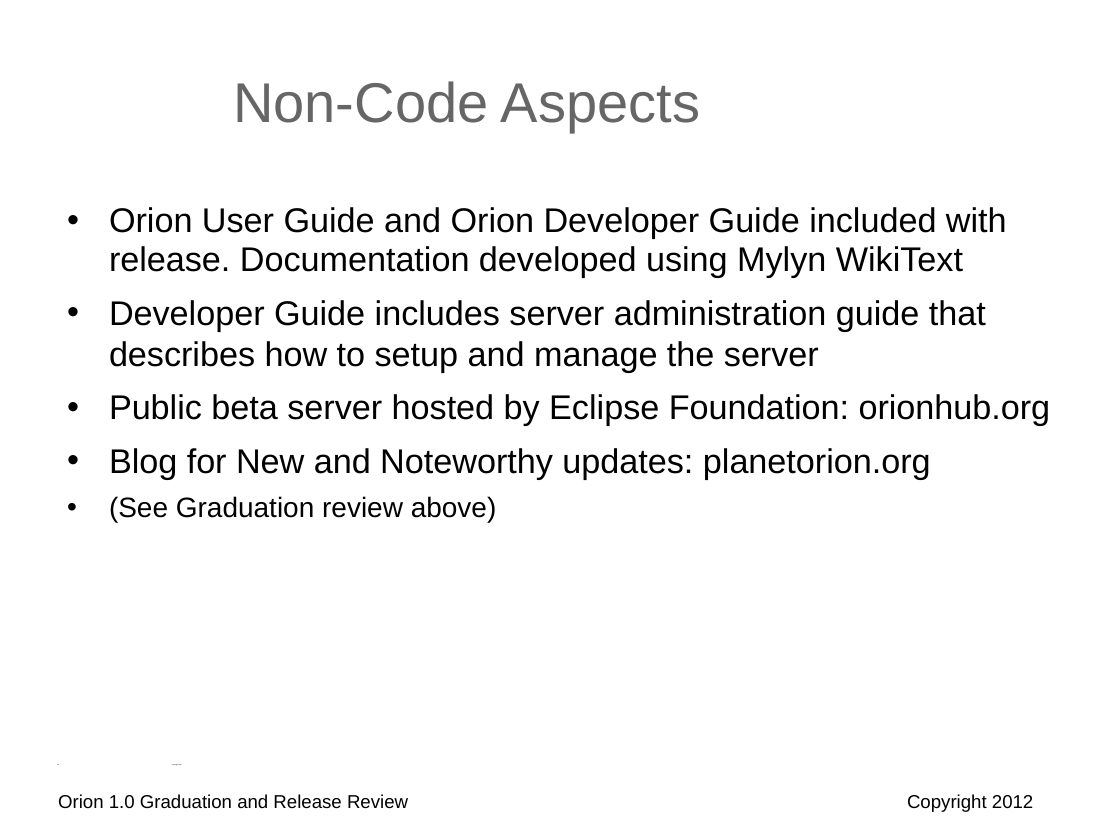
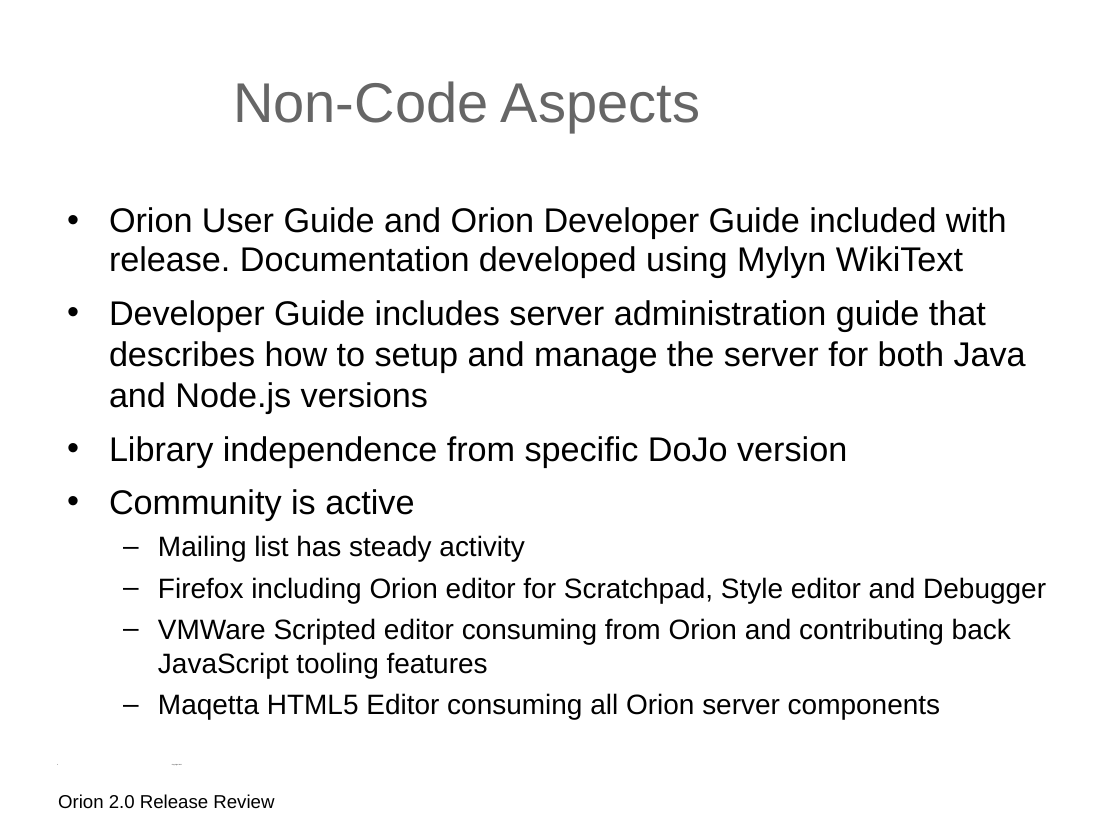
Before and after one commit to eclipse-archived/orion, a slide deck: slide 4 of reviews/orion-2-0-release-review.odp (slide 12 before the commit). Drawn at 1120x840 pixels with LibreOffice and Linux fonts; fonts in the diff are those of the drawing; background and template pictures are left out. Boxes give left, top, right and bottom in pixels: in the first picture for what was removed or moved away, otherwise in the second. Text is boxed around its words. In the diff, an @@ line names an element or a change of style, - is before the commit and + after.

Commit message:
Updating 2.0 Review Slides

```diff
--- a/reviews/orion-2-0-release-review.odp
+++ b/reviews/orion-2-0-release-review.odp
@@ text at box(109, 300, 1046, 720): text changed; size 22 to 18 pt @@
-• Developer Guide includes server administration guide that describes how to setup and manage the server
-• Public beta server hosted by Eclipse Foundation: orionhub.org
-• Blog for New and Noteworthy updates: planetorion.org
-• (See Graduation review above)
+• Developer Guide includes server administration guide that describes how to setup and manage the server for both Java and Node.js versions
+• Library independence from specific DoJo version
+• Community is active
+  – Mailing list has steady activity
+  – Firefox including Orion editor for Scratchpad, Style editor and Debugger
+  – VMWare Scripted editor consuming from Orion and contributing back JavaScript tooling features
+  – Maqetta HTML5 Editor consuming all Orion server components
@@ text at box(58, 794, 274, 809): text changed @@
-Orion 1.0 Graduation and Release Review
+Orion 2.0 Release Review
@@ text removed at box(907, 794, 1033, 812) @@
-Copyright 2012
```
Also in this commit, not shown: 9 other slides changed, 4 slides added, 15 slides removed, 1 other file.
